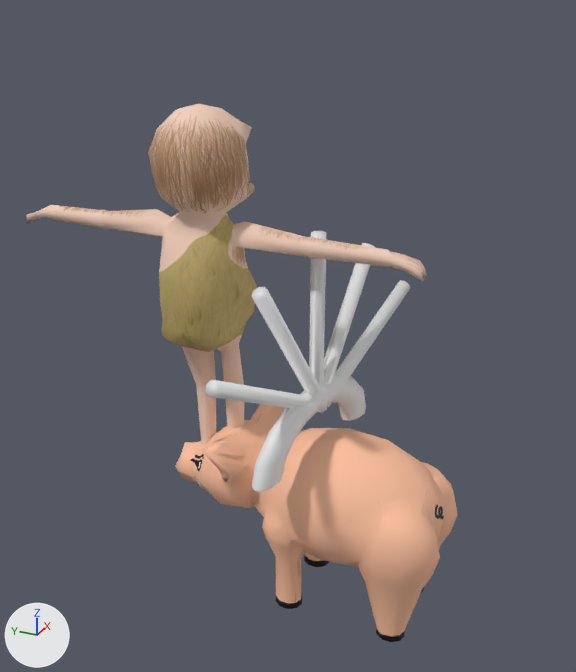
The FBX model Assets/Models/enemy-porki.fbx: old version first, new version second.
Before and after are seen from a camera (50 mm lens) standing at (-8.64, -4.97, 9.01) and looking at (0.39, -0.9, 4.49). The lights are fixed; the arrows at lower left show +X, +Y and +Z. Where no turn or scale is listed for an object, it has been applied to the vertices. Vertices at the same position are counted once.

The first picture shows 'enemy-cavernicola', 'enemy-porki', 'enemy-porkiThrone'.
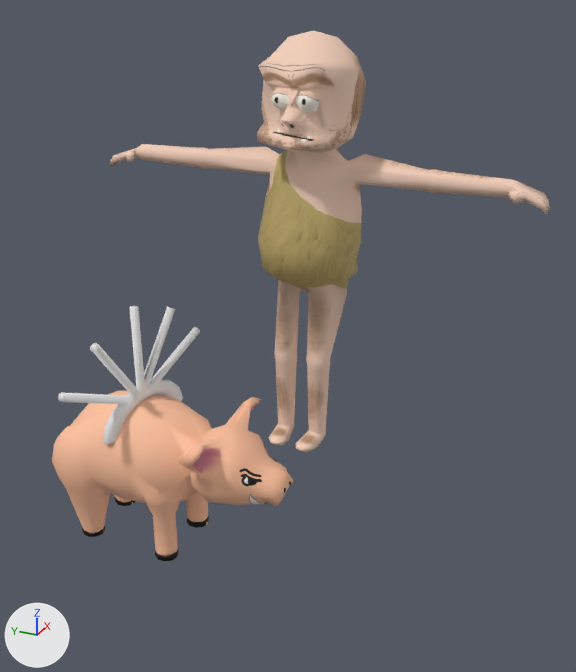
Where the newer file only moved an object's origin or applied its transform, the numbers keep the older frame.

Location of each change, (x1, y1, x2, y2) in pixels of the pictures (576 x 672 px):
'enemy-cavernicola', mesh turned: before (26, 104, 427, 445); after (110, 31, 550, 453)
'enemy-porkiThrone', reshaped, moved, rescaled (19% wider): before (206, 231, 410, 491); after (52, 306, 294, 561)
'enemy-porki', deleted (beige): before (175, 404, 458, 642)
part 1 of me_cylinder_007, added (beige): after (52, 306, 294, 561)
part 2 of me_cylinder_007, deleted: before (206, 231, 410, 491)

What the commit changed:
me_cylinder_007 is used by ob_enemy_porkithrone; location (-0.12, 0.71, -1.84); scale (0.912, 0.912, 0.912).
me_cylinder_007 had 278 vertices, 176 faces and spanned x -1.93..2.76, y -3.02..-1.76, z 5.38..8.69.
me_cylinder_007 now has 761 vertices, 629 faces and spans x -1.38..1.25, y -1.08..2.68, z 0.83..4.69.
me_cylinder_007 part 1: 761 vertices added at x -1.38..1.25, y -1.08..2.68, z 0.83..4.69.
me_cylinder_007 part 2: 278 vertices removed from x -1.93..2.76, y -3.02..-1.76, z 5.38..8.69.
me_cylinder_007 now uses material mat_material (picture img_textura_puerco_png).
me_sphere has 473 vertices, 484 faces and spans x -0.69..0.82, y -2.95..2.81, z 2.64..7.83.
me_sphere is used by ob_enemy_cavernicola; location (-0.02, 0.1, -0.26).
me_sphere part 3: the whole mesh is turned -180 degrees about the z axis through its middle, then moved by (0.2, -1.22, 0.84).
Object 'enemy-porkiThrone' (ob_enemy_porkithrone) is rescaled from (0.912, 0.912, 0.912) to (1.0, 1.0, 1.0).
Object 'enemy-porkiThrone' (ob_enemy_porkithrone) moves from (-0.12, 0.71, -1.84) to (0.0, 0.0, 0.0).
Object 'enemy-porki' (ob_enemy_porki) is deleted.
